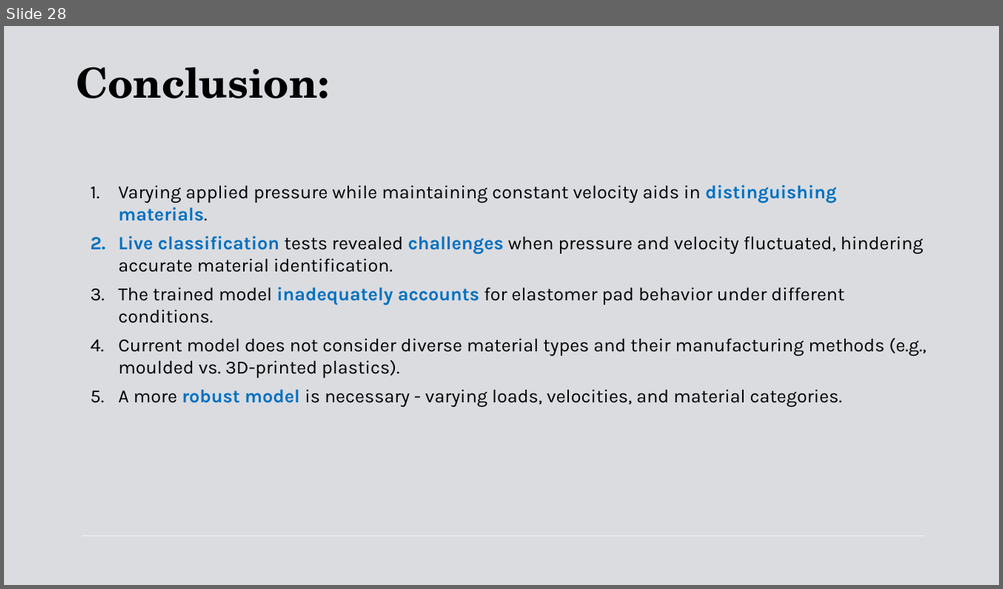
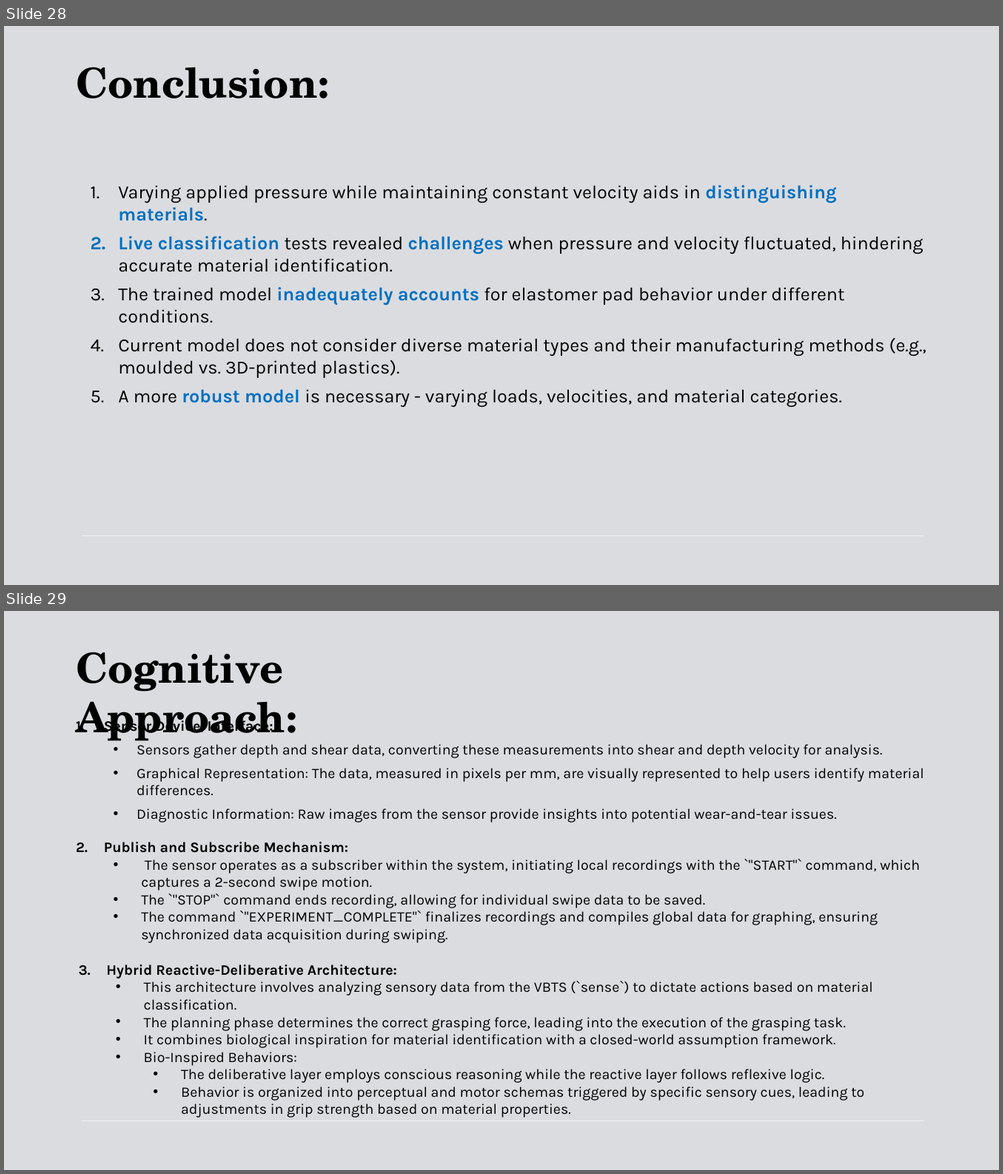
Before and after one commit to Stef504/COGAR_Assignment_2026, a slide deck: Presentation/C1.pptx. Shown one above the other, each under a label of ours: slide 28 before the commit, slides 28 and 29 after it. The pictures are 1003x589 and 1003x1174 pixels, drawn with LibreOffice and Linux fonts; fonts in the diff are those of the drawing. Boxes give left, top, right and bottom in pixels: in the first picture for what was removed or moved away, otherwise in the second. Text is boxed around its words. In the diff, an @@ line names an element or a change of style, - is before the commit and + after.

```diff
--- a/Presentation/C1.pptx
+++ b/Presentation/C1.pptx
@@ slide 29 added at [4,611,999,1170], background #DBDCE0; not listed: 1 template element that a slide beside it also shows @@
@@ text added at [76,652,297,747], 40 pt, text #000000, bold @@
+Cognitive Approach:
@@ text added at [104,718,924,823], 14 pt, text #000000 @@
+1. Sensor Device/Interface:
+  • Sensors gather depth and shear data, converting these measurements into shear and depth velocity for analysis.
+  • Graphical Representation: The data, measured in pixels per mm, are visually represented to help users identify material differences.
+  • Diagnostic Information: Raw images from the sensor provide insights into potential wear-and-tear issues.
@@ text added at [104,842,919,943], 14 pt, text #000000 @@
+2. Publish and Subscribe Mechanism:
+  • The sensor operates as a subscriber within the system, initiating local recordings with the `"START"` command, which captures a 2-second swipe motion.
+  • The `"STOP"` command ends recording, allowing for individual swipe data to be saved.
+  • The command `"EXPERIMENT_COMPLETE"` finalizes recordings and compiles global data for graphing, ensuring synchronized data acquisition during swiping.
@@ text added at [106,965,873,1115], 14 pt, text #000000 @@
+  3. Hybrid Reactive-Deliberative Architecture:
+    • This architecture involves analyzing sensory data from the VBTS (`sense`) to dictate actions based on material classification.
+    • The planning phase determines the correct grasping force, leading into the execution of the grasping task.
+    • It combines biological inspiration for material identification with a closed-world assumption framework.
+    • Bio-Inspired Behaviors:
+      • The deliberative layer employs conscious reasoning while the reactive layer follows reflexive logic.
+      • Behavior is organized into perceptual and motor schemas triggered by specific sensory cues, leading to adjustments in grip strength based on material properties.
```
Also in this commit, not shown: 1 slide removed, 3 other files.
